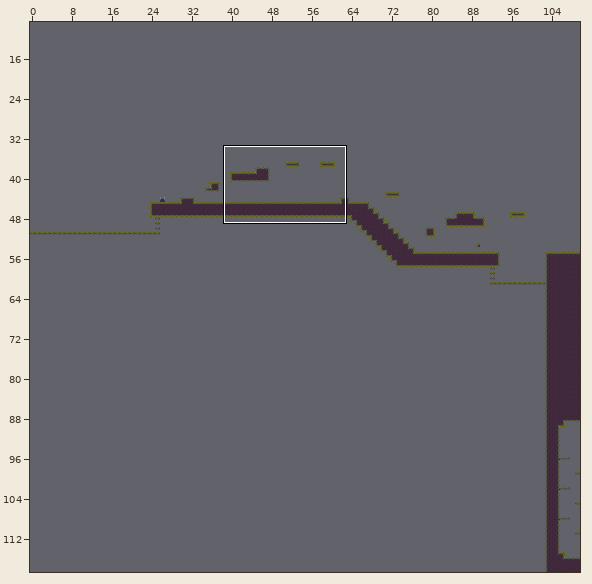
Two states of a Tiled map, Assets/Levels/Level1/level1.tmx. Above: a wide view before the commit, with the close-up outlined.
Close-up. Before:
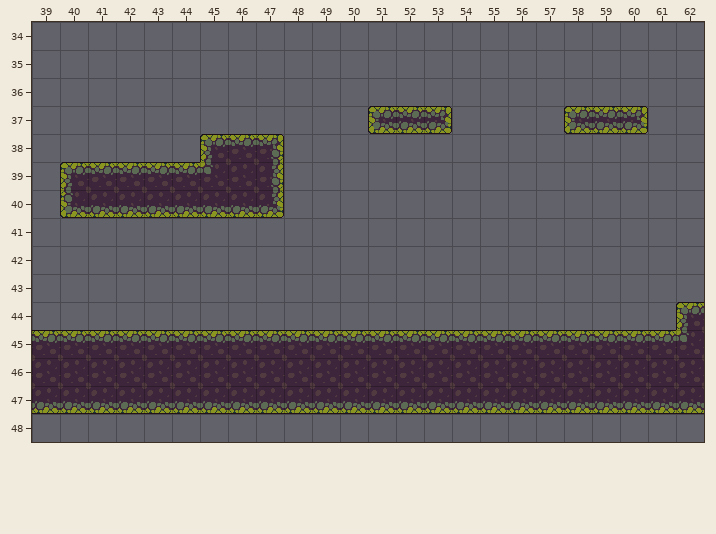
Cells are 32x32 px. Shown: x 39..62, y 34..48. The commit also changed other parts of the map, which this record leaves out.
After the commit:
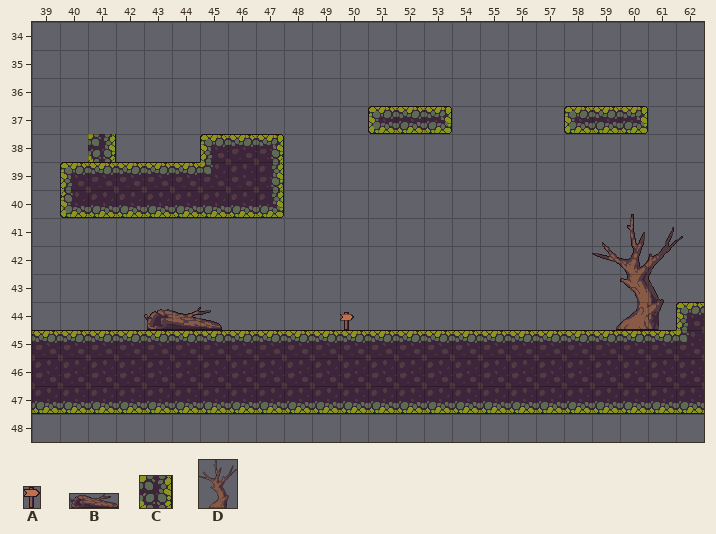
Key: from "Objects": A 34 "Tile_35", B 43 "Tile_43", C 45 "Tile_45", D 55 "Tile_55".
_ is an empty cell, . an unchanged one.
Tiles of an added or newly shown layer are drawn over the layers below it.
Diff:
--- layer "BlockLayer2" (now shown)
@@ x 41..41 @@
-38 _
+38 C
@@ x 43..59 @@
-44 _......_........_
+44 B......A........D
